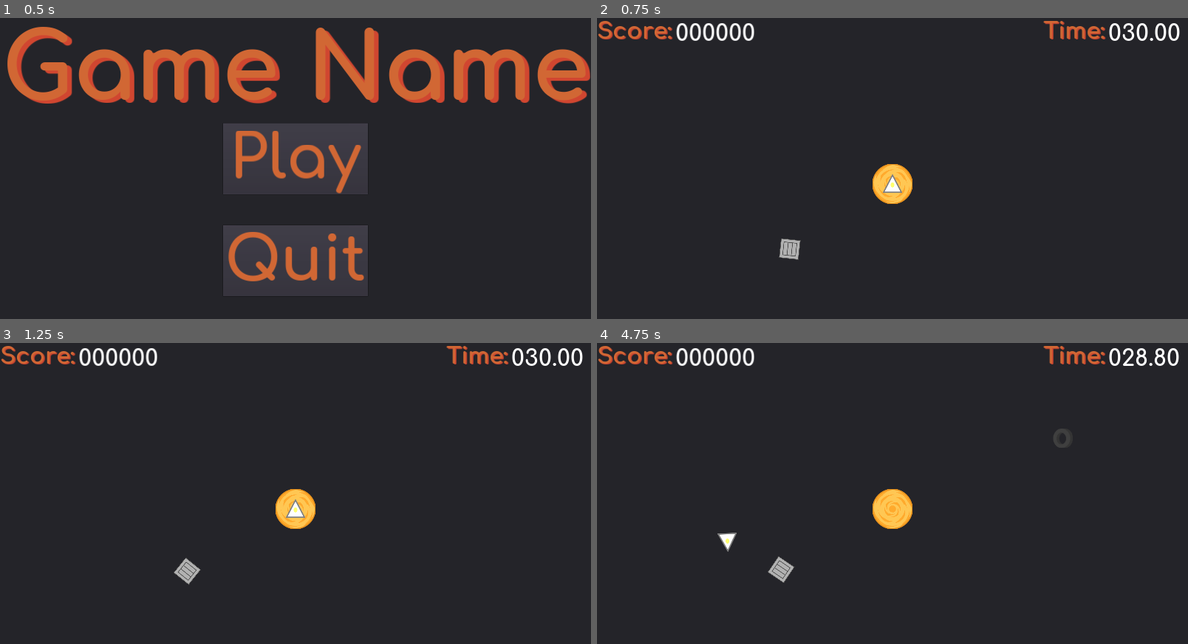
Above: before the commit, frames 1-4 (two rows, left to right).
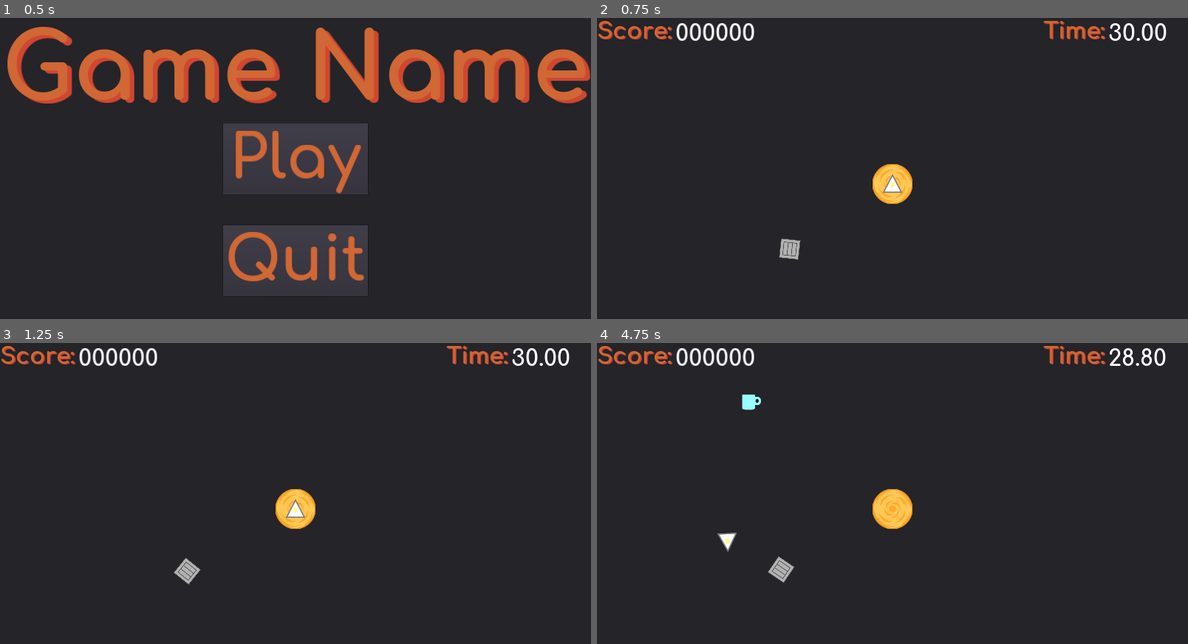
Above: after the commit, the same moments.

Repository: widberg/LD42
Game: Godot game, scene res://scenes/Main.tscn
The game is run twice, just before and just after one commit, with the same random seed, the same clock (stepped at 60 frames per second) and the same inputs.
Inputs:
- Up to frame 1 (0.5 s): no input
- Up to frame 2 (0.75 s): click "Play" at 0.5 s
- Up to frame 3 (1.25 s): no input
- Up to frame 4 (4.75 s): hold D (turn_right) 1.28-2.03 s; hold A (turn_left) 2.03-2.78 s; hold D (turn_right) 2.78-3.53 s; hold W (move_forward) 3.53-4.28 s; hold A (turn_left) from 4.28 s (still down)

Frame 1 is identical in both runs. In frame 2, 0.3% of the frame differs, in the area x 86-99%, y 1-8%; in frame 3, 0.3%; in frame 4, 0.5%, in the area x 24-99%, y 1-35%.

Commit message:
Added more debris and fixed the UI bug

Diff:
--- a/scenes/Game.tscn
+++ b/scenes/Game.tscn
@@ -129,7 +129,9 @@
 stretch_mode = 0
 _sections_unfolded = [ "Rect" ]
 
-[node name="Player" type="RigidBody2D" parent="." index="2" groups=[
+[node name="Debris" type="Node" parent="." index="2"]
+
+[node name="Player" type="RigidBody2D" parent="." index="3" groups=[
 "player",
 ]]
 
@@ -182,7 +184,7 @@
 stretch_mode = 0
 _sections_unfolded = [ "Rect", "Visibility" ]
 
-[node name="Crate" type="RigidBody2D" parent="." index="3" groups=[
+[node name="Crate" type="RigidBody2D" parent="." index="4" groups=[
 "crate",
 ]]
 
@@ -233,7 +235,9 @@
 stretch_mode = 0
 _sections_unfolded = [ "Rect" ]
 
-[node name="ScoreText" type="Label" parent="." index="4"]
+[node name="UI" type="Node" parent="." index="5"]
+
+[node name="ScoreText" type="Label" parent="UI" index="0"]
 
 anchor_left = 0.0
 anchor_top = 0.0
@@ -258,7 +262,7 @@
 max_lines_visible = -1
 _sections_unfolded = [ "Rect", "custom_colors", "custom_constants", "custom_fonts" ]
 
-[node name="ScoreNumber" type="Label" parent="ScoreText" index="0"]
+[node name="ScoreNumber" type="Label" parent="UI/ScoreText" index="0"]
 
 anchor_left = 0.0
 anchor_top = 0.0
@@ -282,7 +286,7 @@
 script = ExtResource( 8 )
 _sections_unfolded = [ "Rect", "custom_fonts" ]
 
-[node name="TimerText" type="Label" parent="." index="5"]
+[node name="TimerText" type="Label" parent="UI" index="1"]
 
 anchor_left = 0.0
 anchor_top = 0.0
@@ -308,7 +312,7 @@
 max_lines_visible = -1
 _sections_unfolded = [ "Rect", "custom_colors", "custom_constants", "custom_fonts" ]
 
-[node name="TimerTime" type="Label" parent="TimerText" index="0"]
+[node name="TimerTime" type="Label" parent="UI/TimerText" index="0"]
 
 anchor_left = 0.0
 anchor_top = 0.0
@@ -325,13 +329,11 @@
 size_flags_horizontal = 1
 size_flags_vertical = 4
 custom_fonts/font = SubResource( 7 )
-text = "060.00"
+text = "30.00"
 percent_visible = 1.0
 lines_skipped = 0
 max_lines_visible = -1
 script = ExtResource( 9 )
 _sections_unfolded = [ "Rect", "custom_fonts" ]
 
-[node name="Debris" type="Node" parent="." index="6"]
-
 [connection signal="body_entered" from="Portal" to="Portal" method="_on_Portal_body_entered"]
--- /dev/null
+++ b/scenes/object/Mug.tscn
@@ -0,0 +1,53 @@
+[gd_scene load_steps=3 format=2]
+
+[ext_resource path="res://assets/texture/Mug.png" type="Texture" id=1]
+
+[sub_resource type="RectangleShape2D" id=1]
+
+custom_solver_bias = 0.0
+extents = Vector2( 32, 32 )
+
+[node name="Mug" type="RigidBody2D"]
+
+input_pickable = false
+collision_layer = 1
+collision_mask = 1
+mode = 0
+mass = 1.0
+friction = 1.0
+bounce = 0.0
+gravity_scale = 1.0
+custom_integrator = false
+continuous_cd = 0
+contacts_reported = 0
+contact_monitor = false
+sleeping = false
+can_sleep = true
+linear_velocity = Vector2( 0, 0 )
+linear_damp = -1.0
+angular_velocity = 0.0
+angular_damp = -1.0
+
+[node name="MugShape" type="CollisionShape2D" parent="." index="0"]
+
+shape = SubResource( 1 )
+
+[node name="MugTexture" type="TextureRect" parent="." index="1"]
+
+anchor_left = 0.0
+anchor_top = 0.0
+anchor_right = 0.0
+anchor_bottom = 0.0
+margin_left = -32.0
+margin_top = -32.0
+margin_right = 32.0
+margin_bottom = 32.0
+rect_pivot_offset = Vector2( 0, 0 )
+rect_clip_content = false
+mouse_filter = 1
+mouse_default_cursor_shape = 0
+size_flags_horizontal = 1
+size_flags_vertical = 1
+texture = ExtResource( 1 )
+stretch_mode = 0
+_sections_unfolded = [ "Rect" ]
--- /dev/null
+++ b/scenes/object/Template.tscn
@@ -0,0 +1,43 @@
+[gd_scene format=2]
+
+[node name="RigidBody2D" type="RigidBody2D"]
+
+input_pickable = false
+collision_layer = 1
+collision_mask = 1
+mode = 0
+mass = 1.0
+friction = 1.0
+bounce = 0.0
+gravity_scale = 1.0
+custom_integrator = false
+continuous_cd = 0
+contacts_reported = 0
+contact_monitor = false
+sleeping = false
+can_sleep = true
+linear_velocity = Vector2( 0, 0 )
+linear_damp = -1.0
+angular_velocity = 0.0
+angular_damp = -1.0
+
+[node name="CollisionShape2D" type="CollisionShape2D" parent="." index="0"]
+
+[node name="TextureRect" type="TextureRect" parent="." index="1"]
+
+anchor_left = 0.0
+anchor_top = 0.0
+anchor_right = 0.0
+anchor_bottom = 0.0
+margin_left = -32.0
+margin_top = -32.0
+margin_right = 32.0
+margin_bottom = 32.0
+rect_pivot_offset = Vector2( 0, 0 )
+rect_clip_content = false
+mouse_filter = 1
+mouse_default_cursor_shape = 0
+size_flags_horizontal = 1
+size_flags_vertical = 1
+stretch_mode = 0
+_sections_unfolded = [ "Rect" ]
--- /dev/null
+++ b/scenes/object/Trash.tscn
@@ -0,0 +1,53 @@
+[gd_scene load_steps=3 format=2]
+
+[ext_resource path="res://assets/texture/Trash.png" type="Texture" id=1]
+
+[sub_resource type="CircleShape2D" id=1]
+
+custom_solver_bias = 0.0
+radius = 30.0
+
+[node name="Trash" type="RigidBody2D" index="0"]
+
+input_pickable = false
+collision_layer = 1
+collision_mask = 1
+mode = 0
+mass = 1.0
+friction = 1.0
+bounce = 0.0
+gravity_scale = 1.0
+custom_integrator = false
+continuous_cd = 0
+contacts_reported = 0
+contact_monitor = false
+sleeping = false
+can_sleep = true
+linear_velocity = Vector2( 0, 0 )
+linear_damp = -1.0
+angular_velocity = 0.0
+angular_damp = -1.0
+
+[node name="TrashShape" type="CollisionShape2D" parent="." index="0"]
+
+shape = SubResource( 1 )
+
+[node name="TrashTexture" type="TextureRect" parent="." index="1"]
+
+anchor_left = 0.0
+anchor_top = 0.0
+anchor_right = 0.0
+anchor_bottom = 0.0
+margin_left = -32.0
+margin_top = -32.0
+margin_right = 32.0
+margin_bottom = 32.0
+rect_pivot_offset = Vector2( 0, 0 )
+rect_clip_content = false
+mouse_filter = 1
+mouse_default_cursor_shape = 0
+size_flags_horizontal = 1
+size_flags_vertical = 1
+texture = ExtResource( 1 )
+stretch_mode = 0
+_sections_unfolded = [ "Rect" ]
--- a/scripts/Debris.gd
+++ b/scripts/Debris.gd
@@ -1,7 +1,8 @@
 extends Node
 
 var spawn_time = 1.0
-var tire
+var objectNames = ["Tire", "Trash", "Mug"]
+var objects = []
 var should_spawn
 var timer
 var new_transform
@@ -9,7 +10,8 @@
 var rot_speed
 
 func _ready():
-	tire = load("res://scenes/object/Tire.tscn")
+	for objectName in objectNames:
+		objects.append(load("res://scenes/object/" + objectName + ".tscn"))
 	timer = Timer.new()
 	add_child(timer)
 
@@ -22,7 +24,7 @@
 
 func _physics_process(delta):
 	if should_spawn:
-		debris = tire.instance()
+		debris = objects[rand_range(0, objects.size())].instance()
 		new_transform = debris.get_transform()
 		new_transform.origin = Vector2(rand_range(64, 1856), rand_range(64, 1016))
 		debris.set_transform(new_transform)
--- a/scripts/Score.gd
+++ b/scripts/Score.gd
@@ -21,5 +21,6 @@
 
 func _on_Timer_timeout():
 	timer.stop()
+	Debris.timer.stop()
 	get_tree().change_scene("res://scenes/GameOver.tscn")
 	pass
--- a/scripts/ScoreNumberOver.gd
+++ b/scripts/ScoreNumberOver.gd
@@ -6,5 +6,4 @@
 	Score.add_time = 30
 
 	Score.timer.set_wait_time(Score.initial_time)
-	Debris.timer.stop()
 	pass
--- a/scripts/TimerTime.gd
+++ b/scripts/TimerTime.gd
@@ -2,7 +2,7 @@
 
 func _process(delta):
 	if Score.timer.is_stopped():
-		set_text(("%.2f" % Score.initial_time).pad_zeros(3))
+		set_text(("%.2f" % Score.initial_time).pad_zeros(2))
 	else:
-		set_text(("%.2f" % Score.timer.time_left).pad_zeros(3))
+		set_text(("%.2f" % Score.timer.time_left).pad_zeros(2))
 	pass
